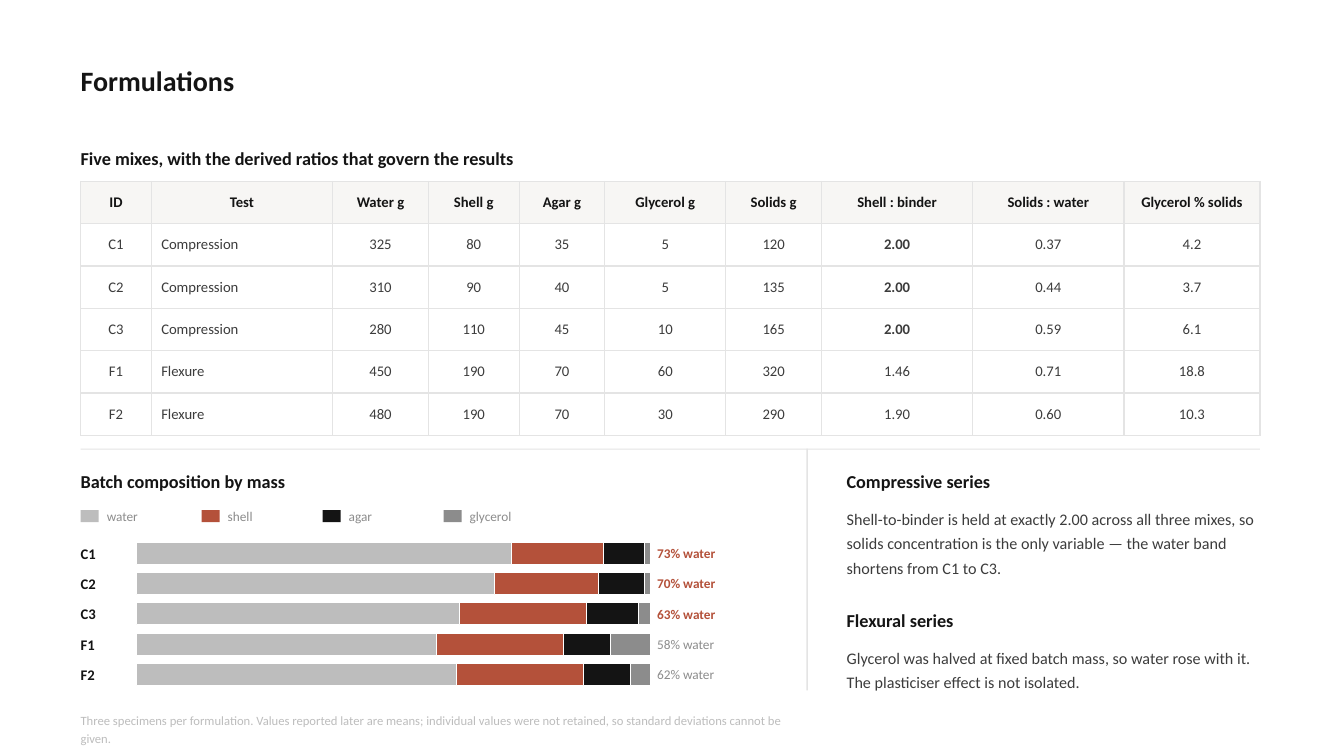
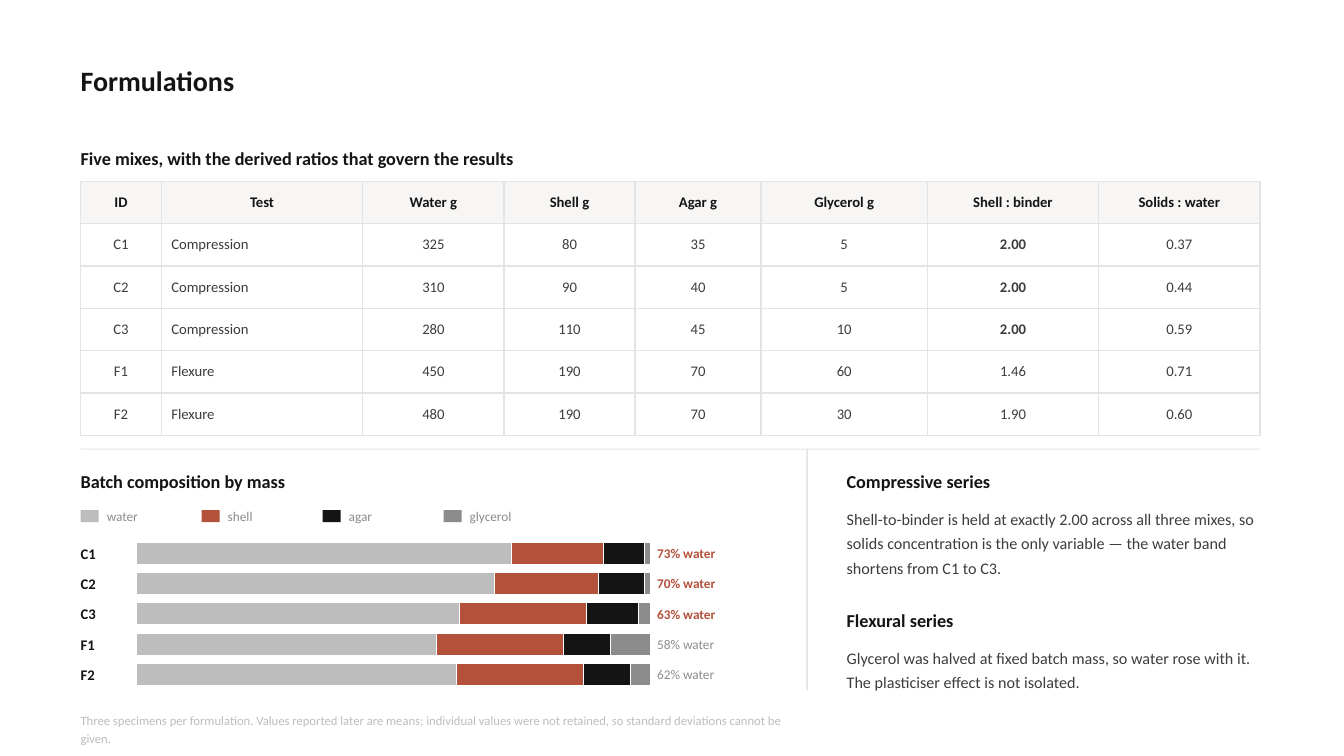
Before and after one commit to bunal91/sanat-ve-mekan, a slide deck: slide 15 of konferans-bildirisi/06-sunum/ICSMMEP26_Presentation_Unal.pptx. Drawn at 1344x756 pixels with LibreOffice and Linux fonts; fonts in the diff are those of the drawing. Boxes give left, top, right and bottom in pixels: in the first picture for what was removed or moved away, otherwise in the second. Text is boxed around its words. In the diff, an @@ line names an element or a change of style, - is before the commit and + after.

```diff
--- a/konferans-bildirisi/06-sunum/ICSMMEP26_Presentation_Unal.pptx
+++ b/konferans-bildirisi/06-sunum/ICSMMEP26_Presentation_Unal.pptx
@@ table at box(81, 181, 1260, 423) @@
-column 7: Solids g | 120 | 135 | 165 | 320 | 290
-column 10: Glycerol % solids | 4.2 | 3.7 | 6.1 | 18.8 | 10.3
```
Also in this commit, not shown: 12 other slides changed, 1 slide added, 2 slides removed, 6 other files.
